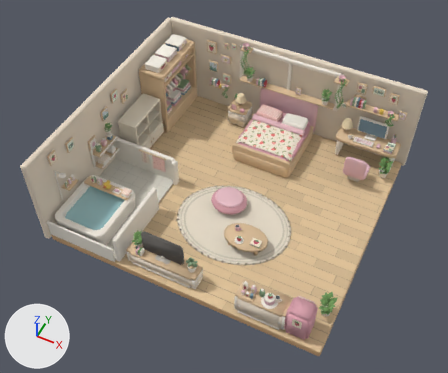
Two versions of the glTF model web/public/models/room-web.glb, one commit apart.
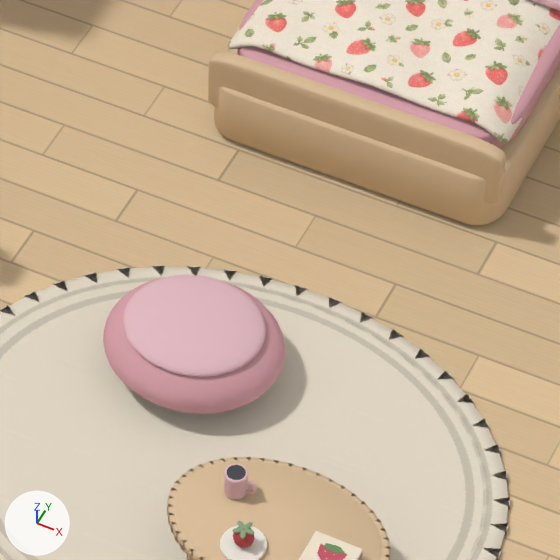
Each version is shown whole from a camera (50 mm lens) standing at (5.68, -12.19, 15.53) and looking at (-0.14, -0.56, 0.99), then close up on the part from 43% to 67% of the width and 36% to 65% of the height. The axes (+X, +Y, +Z) are drawn at lower left. The lights are the same throughout. The last two pictures show the newer version. Where no turn or scale is listed for an object, it has been applied to the vertices. Vertices at exactly the same position are counted once.

Objects in the first close-up: 'BED_Duvet', 'BED_FoldedTopHem', 'DESK_Notebook', 'LOUNGE_Plate', 'PH1_Bed_Frame', 'PH1_Bed_Headboard', 'PH1_Bed_Mattress', 'PH1_Floor', 'PH3_Lounge_Rug' and 3 more.
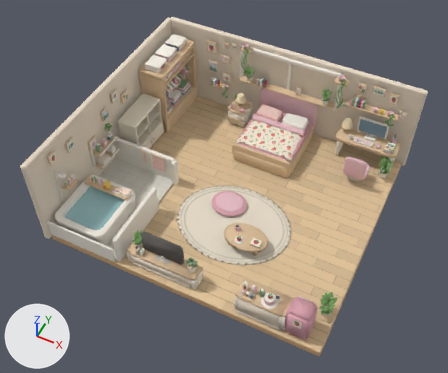
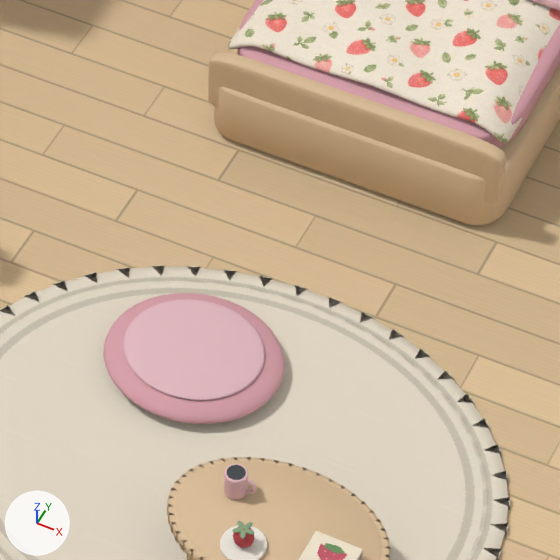
What differs and where, as boxes (x1, y1, x2, y2) in the close-ups (560 x 560 px; the box of a moved part takes in the faces that stretch with it):
'PH1_Bed_Mattress', reshaped
    before: (103, 0, 560, 414)
    after: (103, 0, 560, 424)
'PH1_Bed_Headboard', reshaped
    before: (123, 275, 266, 377)
    after: (123, 299, 265, 400)
part 1 of me_ph1_bed_mattress_refined, moved or reshaped
    before: (103, 277, 285, 414)
    after: (103, 293, 285, 424)

What changed in the scene script:
```text
Change me_ph1_bed_mattress_refined:
    where me_ph1_bed_mattress_refined.from_pydata(...)  # 1058 vertices, 2108 faces; spans x -1.02..1.02, y -2.41..2.41, z -0.37..0.37
    used by ob_ph1_bed_mattress; location = (0.2, 1.438, 0.377)
    me_ph1_bed_mattress_refined part 1: the loose piece of 762 vertices spanning x -0.79..0.39, y -2.41..-1.36, z -0.37..0.12 is scaled about its middle by (1, 1, 0.45), then moved by (0.0, 0.0, -0.13)
Change me_ph1_bed_headboard_refined:
    where me_ph1_bed_headboard_refined.from_pydata(...)  # 1650 vertices, 3284 faces; spans x -2.25..2.25, y -2.4..2.4, z -0.74..0.74
    used by ob_ph1_bed_headboard; location = (1.385, 1.54, 0.8)
    me_ph1_bed_headboard_refined part 2: the loose piece of 762 vertices spanning x -1.85..-0.93, y -2.4..-1.58, z -0.44..-0.29 is scaled about its middle by (1, 1, 0.451), then moved by (0.0, 0.0, -0.23)
```
